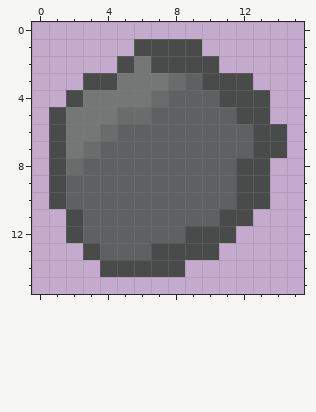
Pixel-art sprite -- assets/textures/items/item-stone.png. That is the earlier state.
The file is 16x16 pixels.
Once edited:
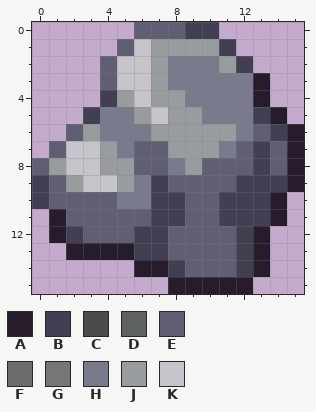
Palette (. is transparent): A #271c2b  B #413f51  C #494b4b  D #5d6161  E #5f5e72  F #6a6c6c  G #757777  H #797b8c  J #989c9f  K #c7c4cb
From old to new:
Changed rows in their new state; - is an unchanged pixel.
first column x 0:
 0 ------EEEBB-----
 1 -----EKJJJJB----
 2 ----EKKJHHHJB---
 3 ---.EKKJHHHHHA--
 4 --..BJKJJHHHHA--
 5 -..BHHJKJJHHHBA-
 6 -.EJHHHJJJJJHEBA
 7 -EKKJHEEJJJHEBEA
 8 EJKKJJEEHJEEEBEA
 9 BEJKKJHBEEEEBBBA
10 BEEEEHHBBEEBBBA-
11 -AEEEEEBBEEBBBA-
12 -ABEEEBBEEEEBA--
13 --AAAABBEEEEBA--
14 ----..AABEEEBA--
15 --------AAAAA---
Changed places in both pictures, as pixel boxes (x1, y1, x2, y2):
changed: (32, 22, 304, 294)
